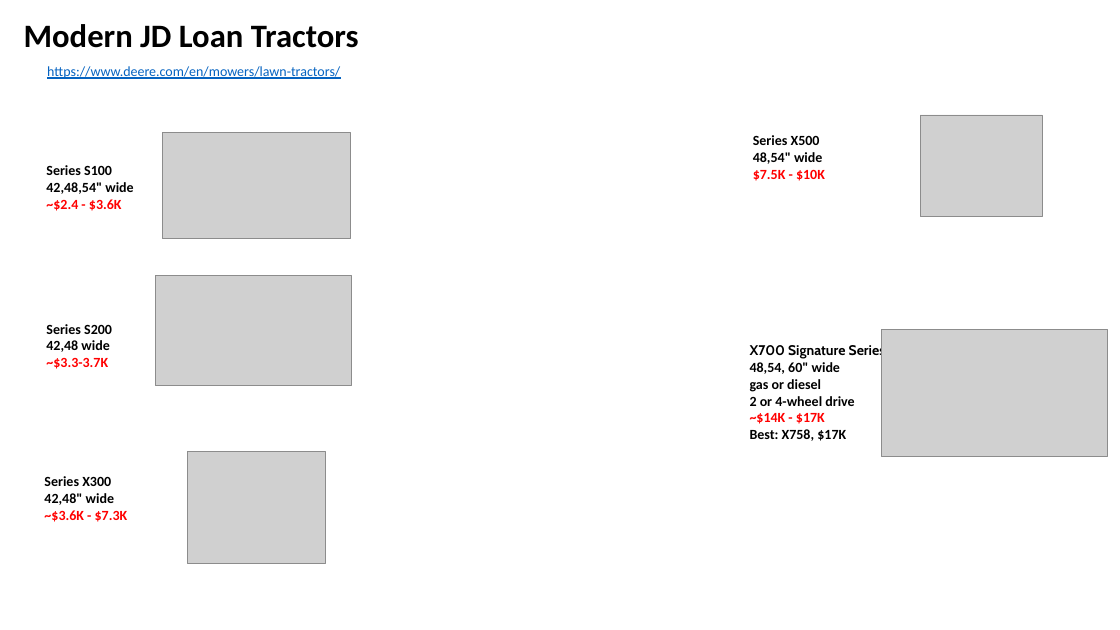
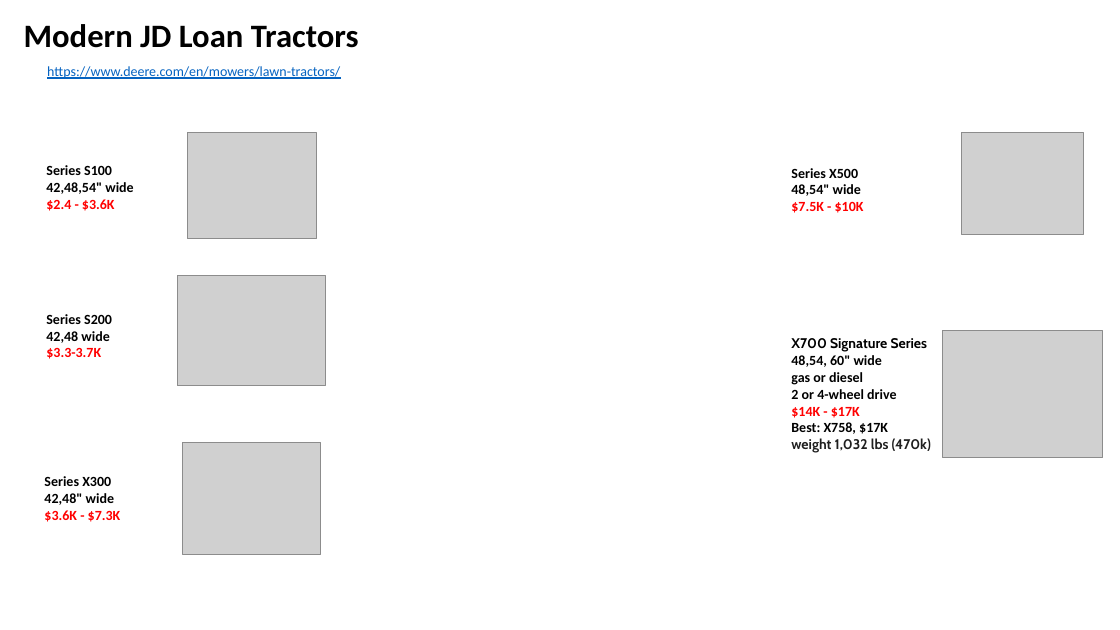
Before and after one commit to lselector/misc_farm, a slide deck: slide 6 of tractor_jd_425.pptx. Drawn at 1120x630 pixels with LibreOffice and Linux fonts; fonts in the diff are those of the drawing; grey boxes stand for pictures. Boxes give left, top, right and bottom in pixels: in the first picture for what was removed or moved away, otherwise in the second. Text is boxed around its words. In the diff, an @@ line names an element or a change of style, - is before the commit and + after.

```diff
--- a/tractor_jd_425.pptx
+++ b/tractor_jd_425.pptx
@@ picture: place and size @@
-picture at (162, 133, 350, 239)
+picture at (187, 133, 317, 239)
@@ picture: place and size @@
-picture at (920, 115, 1042, 217)
+picture at (962, 133, 1084, 234)
@@ text "Series X500": place and size @@
-text "Series X500" at (753, 135, 825, 181)
+text "Series X500" at (791, 168, 864, 213)
@@ text at (46, 199, 115, 211): text changed @@
-~$2.4 - $3.6K
+$2.4 - $3.6K
@@ picture: place and size @@
-picture at (155, 276, 351, 386)
+picture at (177, 276, 326, 386)
@@ text "Series S200": place and size @@
-text "Series S200" at (46, 324, 112, 369)
+text "Series S200" at (46, 314, 112, 359)
@@ text at (46, 348, 101, 359): text changed @@
-~$3.3-3.7K
+$3.3-3.7K
@@ text "X700 Signature Series": place and size @@
-text "X700 Signature Series" at (750, 343, 886, 441)
+text "X700 Signature Series" at (791, 338, 931, 453)
@@ picture: place and size @@
-picture at (881, 329, 1107, 456)
+picture at (944, 331, 1103, 458)
@@ text at (791, 407, 860, 418): text changed @@
-~$14K - $17K
+$14K - $17K
@@ picture: place and size @@
-picture at (187, 452, 325, 564)
+picture at (183, 443, 321, 555)
@@ text at (791, 438, 931, 453): paragraph added @@
+weight 1,032 lbs (470k)
@@ text at (44, 510, 121, 522): text changed @@
-~$3.6K - $7.3K
+$3.6K - $7.3K
```
Also in this commit, not shown: 1 other file.
